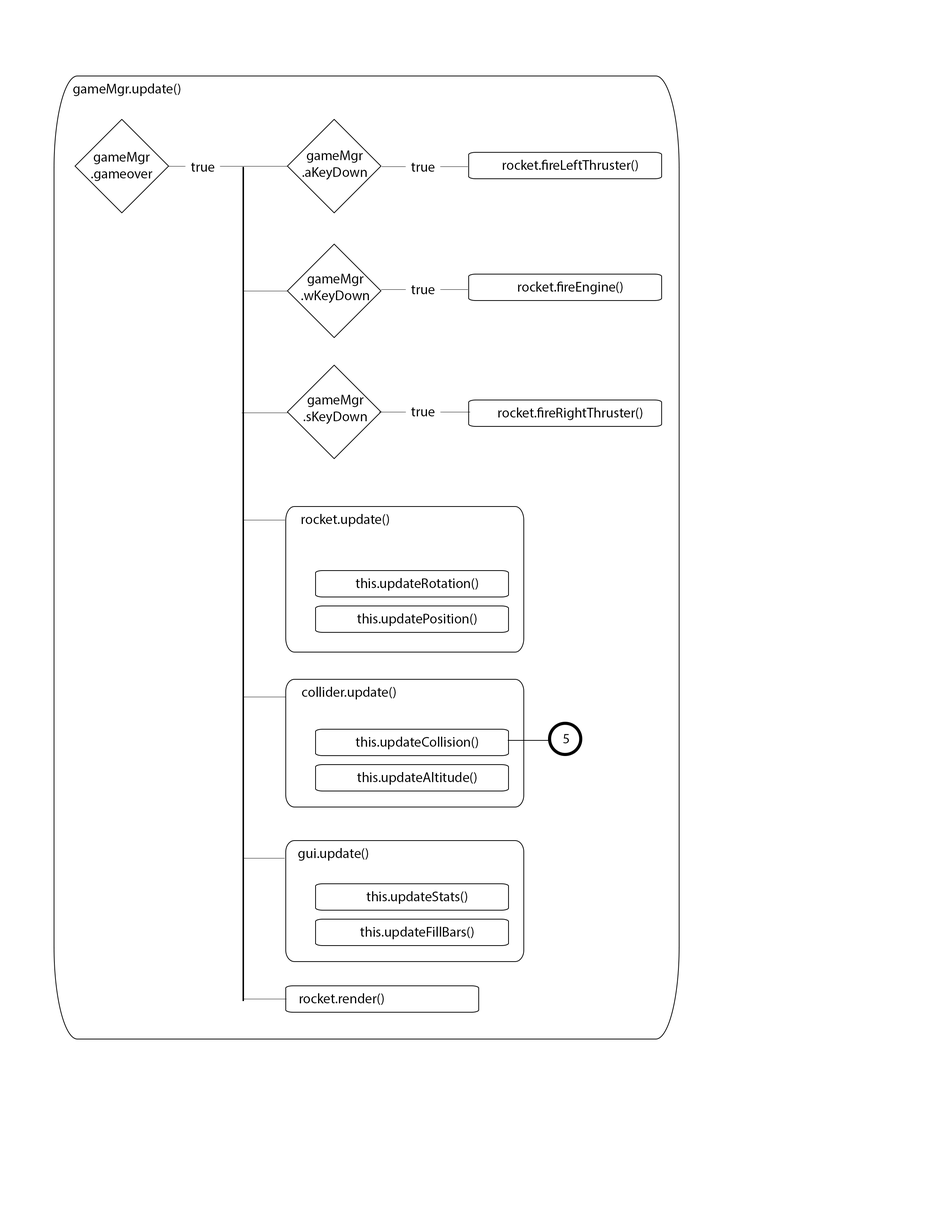
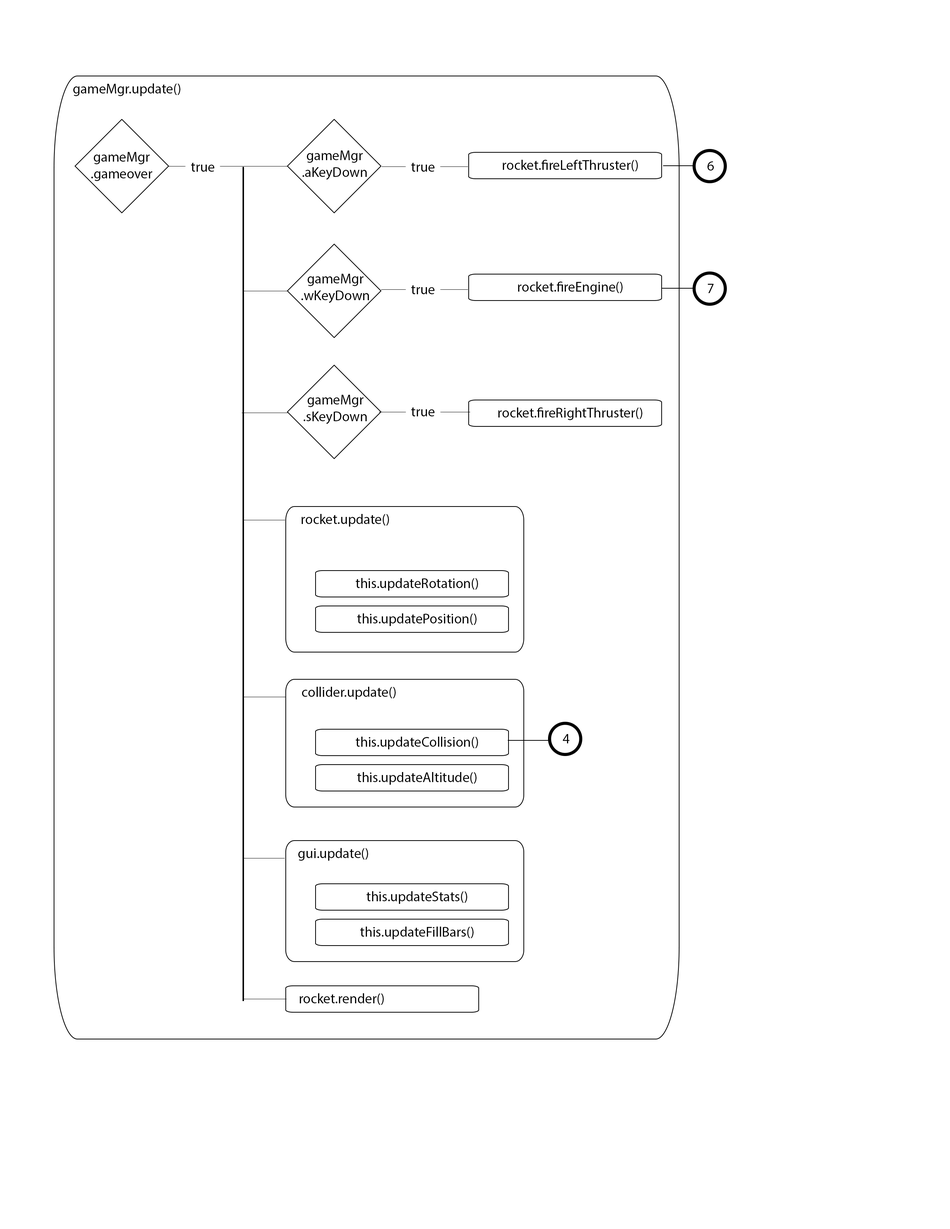
Layers edited between the first and the second w=950, h=1229 image:
added group "Page 2 copy 6" with 4 layers above "Page 2 copy 5" over [661, 165, 727, 306]
added layer "Shape 14" in group "Page 2 copy 6" over [663, 165, 695, 167]
added layer "Shape 13" in group "Page 2 copy 6" over [661, 287, 694, 289]
added layer "7" in group "Page 2 copy 6" over [707, 283, 714, 294]
added layer "Ellipse 1" (1st of 3, in "Page 2 copy 6") in group "Page 2 copy 6" over [692, 271, 727, 306]
added group "Page 2 copy 5" with 2 layers above "Page 2 copy 4" over [692, 149, 727, 184]
added layer "6" in group "Page 2 copy 5" over [707, 161, 714, 171]
added layer "Ellipse 1" (2nd of 3, in "Page 2 copy 5") in group "Page 2 copy 5" over [692, 149, 727, 184]
renamed "5" to "4", painted on it over [562, 734, 570, 744]
